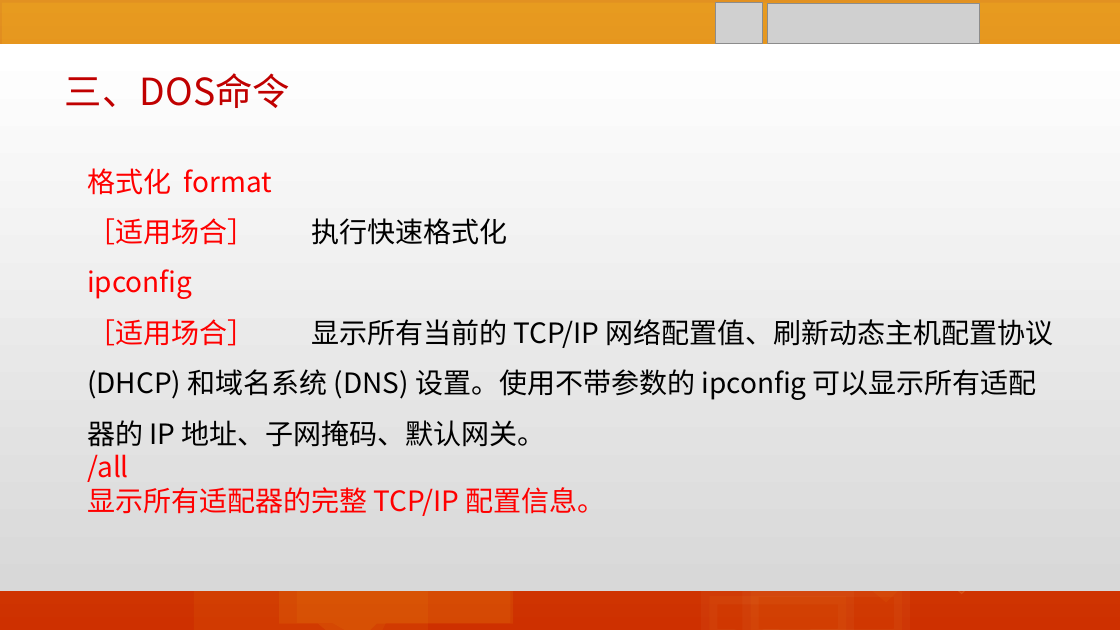
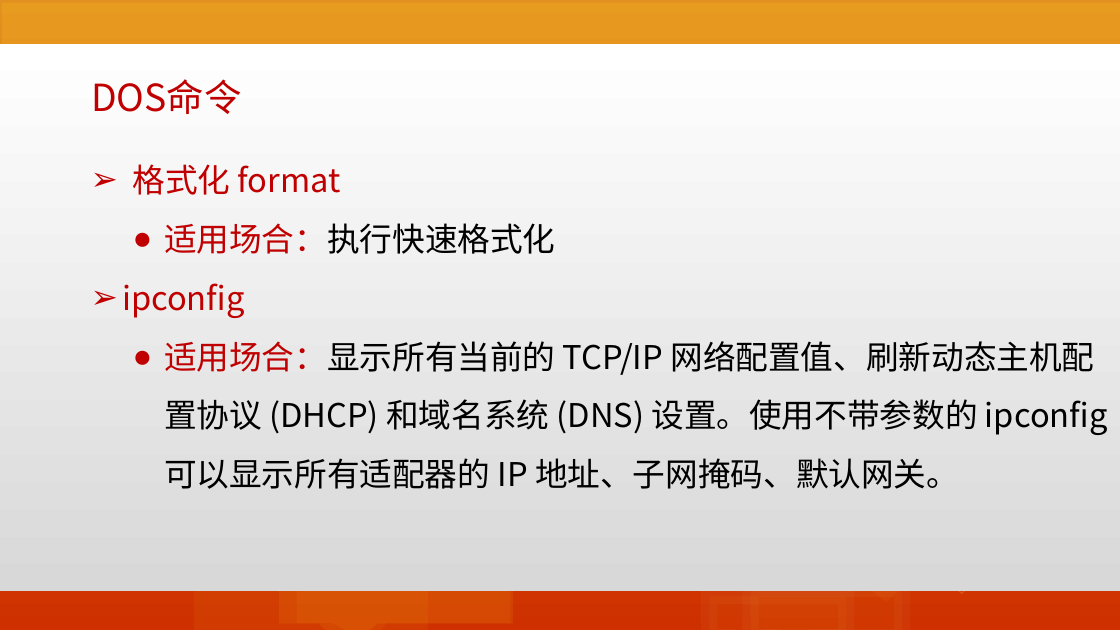
Before and after one commit to edu2act/course-informationliteracy, a slide deck: slide 35 of materials/slides/05-DOS.pptx (slide 45 before the commit). Drawn at 1120x630 pixels with LibreOffice and Linux fonts; fonts in the diff are those of the drawing; grey boxes stand for pictures. Boxes give left, top, right and bottom in pixels: in the first picture for what was removed or moved away, otherwise in the second. Text is boxed around its words. In the diff, an @@ line names an element or a change of style, - is before the commit and + after.

```diff
--- a/materials/slides/05-DOS.pptx
+++ b/materials/slides/05-DOS.pptx
@@ picture removed at <box>716,3,763,44</box> @@
@@ picture removed at <box>767,3,980,44</box> @@
@@ text at <box>91,79,241,114</box>: text changed @@
-三、DOS命令
+DOS命令
@@ text "格式化 format": place and size @@
-text "格式化 format" at <box>87,168,1054,516</box>
+text "格式化 format" at <box>122,164,1108,489</box>
@@ text at <box>122,164,341,318</box>: size 24 to 28 pt, text colour #FF0000 to #C00000 in "格式化 format", "ipconfig"; bullet none to ➢ @@
@@ text at <box>164,223,555,254</box>: text changed; size 24 to 28 pt @@
-［适用场合］ 执行快速格式化
+  ● 适用场合：执行快速格式化
@@ text at <box>164,341,1108,489</box>: text changed; size 24 to 28 pt @@
-［适用场合］ 显示所有当前的 TCP/IP 网络配置值、刷新动态主机配置协议 (DHCP) 和域名系统 (DNS) 设置。使用不带参数的 ipconfig 可以显示所有适配器的 IP 地址、子网掩码、默认网关。
-/all
-显示所有适配器的完整 TCP/IP 配置信息。
+  ● 适用场合：显示所有当前的 TCP/IP 网络配置值、刷新动态主机配置协议 (DHCP) 和域名系统 (DNS) 设置。使用不带参数的 ipconfig 可以显示所有适配器的 IP 地址、子网掩码、默认网关。
```
Also in this commit, not shown: 35 other slides changed, 12 slides removed, 40 other files.
